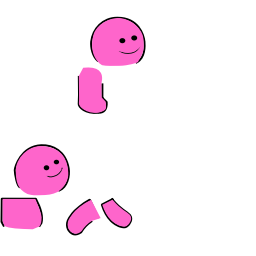
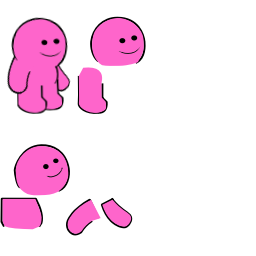
The second 256×256 image is a revision of the first. Changes to its layers:
added layer "Paint Layer 2 (pasted)" above "Smaller Head" over left=6, top=17, right=71, bottom=114
